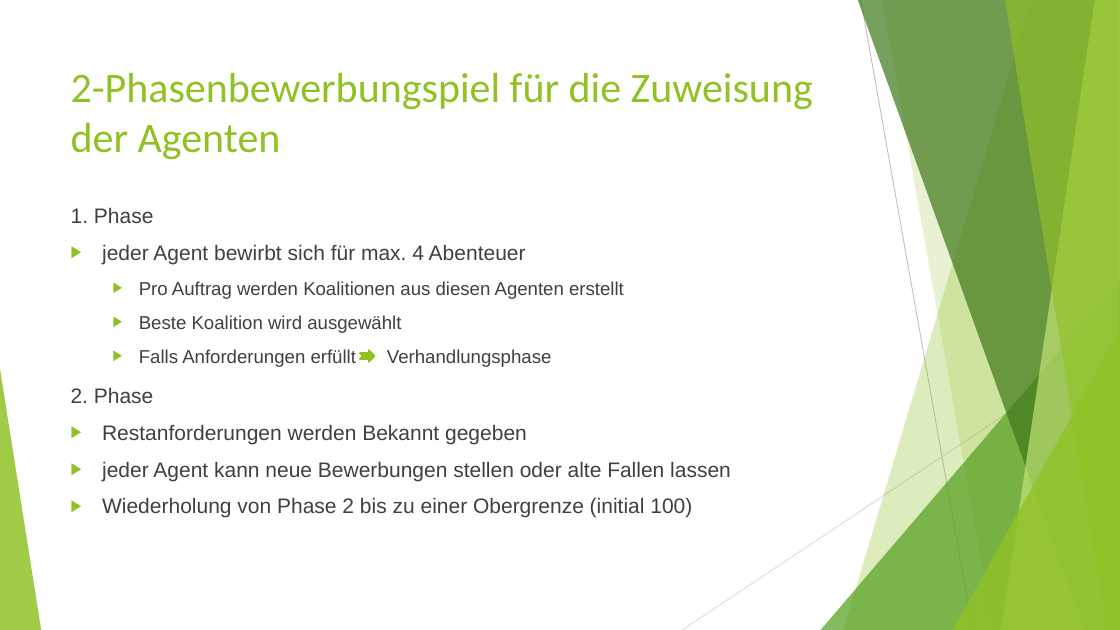
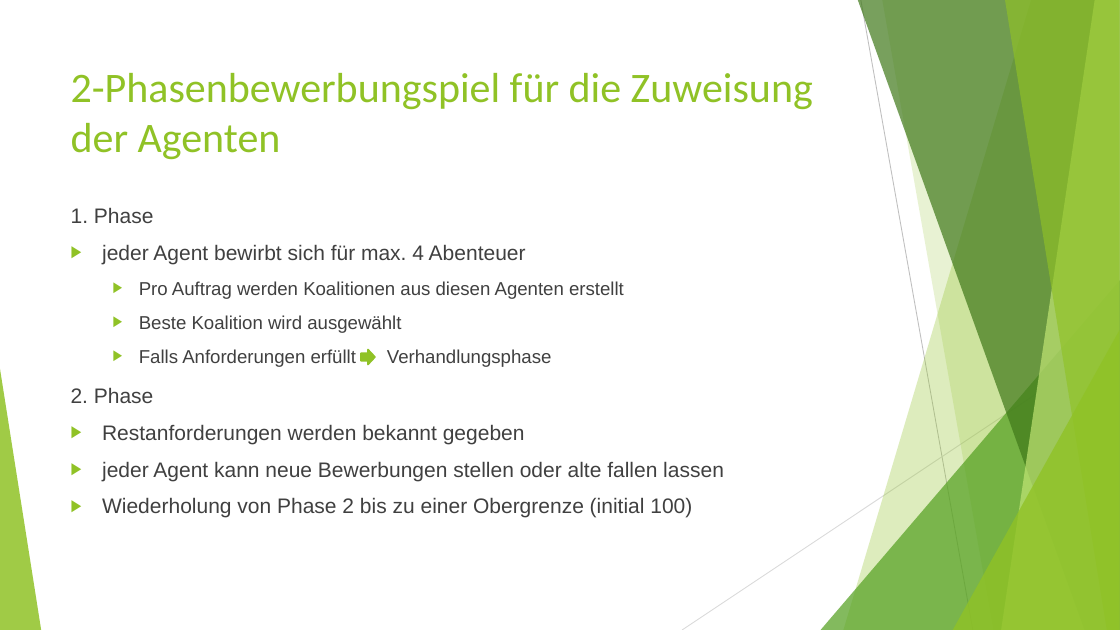
Before and after one commit to MFizz/AiF, a slide deck: slide 9 of presentation/AOTF.pptx. Drawn at 1120x630 pixels with LibreOffice and Linux fonts; fonts in the diff are those of the drawing. Boxes give left, top, right and bottom in pixels: in the first picture for what was removed or moved away, otherwise in the second. Text is boxed around its words. In the diff, an @@ line names an element or a change of style, - is before the commit and + after.

```diff
--- a/presentation/AOTF.pptx
+++ b/presentation/AOTF.pptx
@@ right arrow at (361, 350, 376, 365): notched right arrow to right arrow @@
@@ text at (102, 424, 724, 481): text changed @@
-▶ Restanforderungen werden Bekannt gegeben
-▶ jeder Agent kann neue Bewerbungen stellen oder alte Fallen lassen
+▶ Restanforderungen werden bekannt gegeben
+▶ jeder Agent kann neue Bewerbungen stellen oder alte fallen lassen
```
Also in this commit, not shown: 1 other file.
